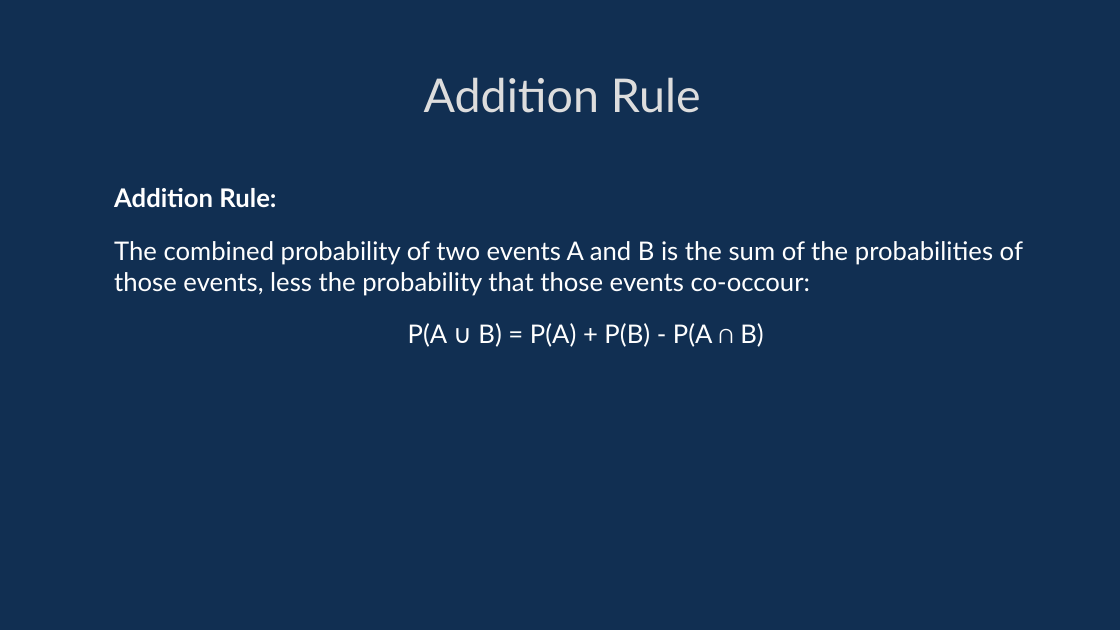
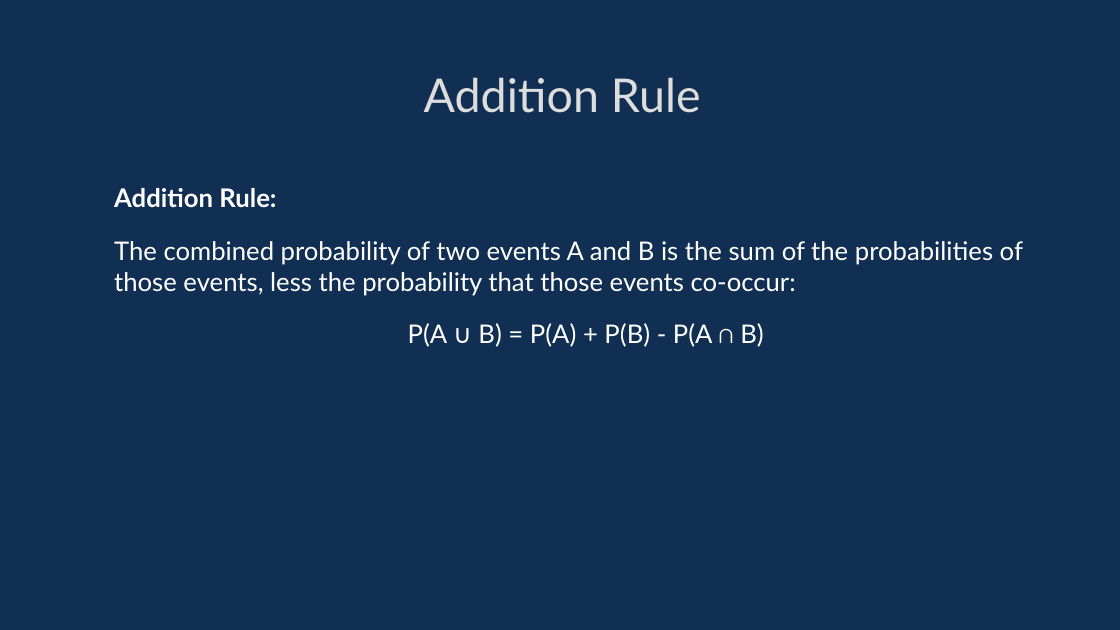
Before and after one commit to davidgundry/maths22-23, a slide deck: slide 25 of slides/maths-10-probability.odp. Drawn at 1120x630 pixels with LibreOffice and Linux fonts; fonts in the diff are those of the drawing. Boxes give left, top, right and bottom in pixels: in the first picture for what was removed or moved away, otherwise in the second. Text is boxed around its words. In the diff, an @@ line names an element or a change of style, - is before the commit and + after.

```diff
--- a/slides/maths-10-probability.odp
+++ b/slides/maths-10-probability.odp
@@ text at (114, 241, 1023, 296): text changed @@
-The combined probability of two events A and B is the sum of the probabilities of those events, less the probability that those events co-occour:
+The combined probability of two events A and B is the sum of the probabilities of those events, less the probability that those events co-occur:
```
Also in this commit, not shown: 12 other slides changed.
